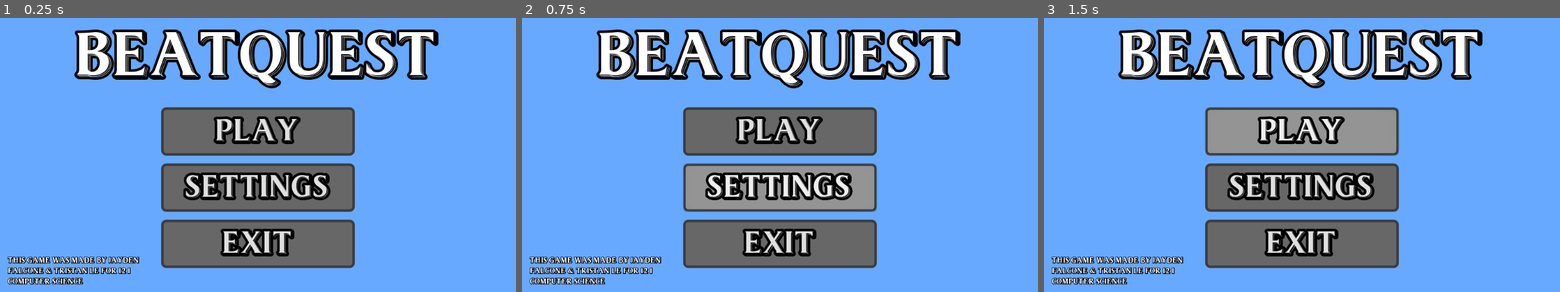
Above: before the commit, frames 1-3 (left to right).
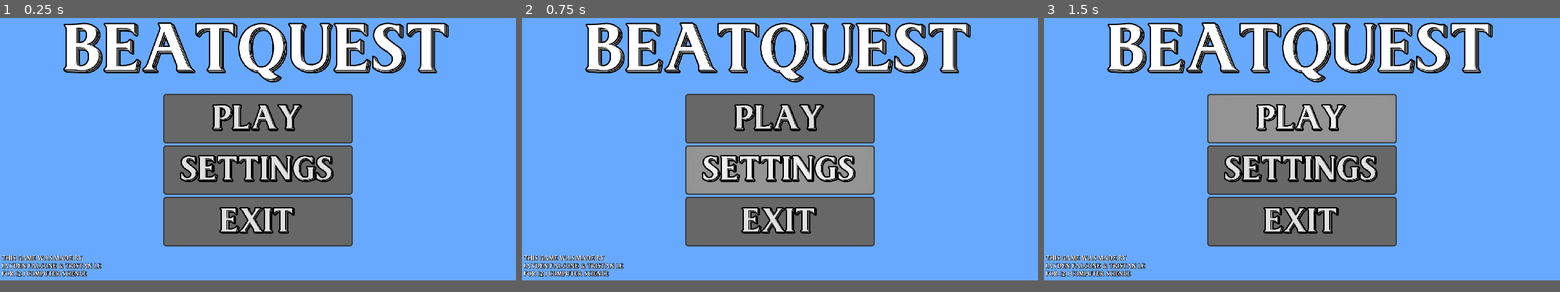
Above: after the commit, the same moments.

Repository: TristanLe07/BeatQuest
Game: Godot game, scene res://Scenes/Menus/MainMenu.tscn
Same seed, same stepped clock (60 frames per second), same inputs: the game is played once before the commit and once after it. Before the commit the project has no main scene; this scene is started directly in both runs.
Inputs:
- Up to frame 1 (0.25 s): no input
- Up to frame 2 (0.75 s): click "SETTINGS" at 0.5 s
- Up to frame 3 (1.5 s): click "PLAY" at 1.25 s
In our replay, the window is 800x468 before the commit and 800x450 after it. These sizes can differ from the game's own. Grey fills any space a smaller window leaves; there, only what the larger window draws over its background counts as a difference.

The runs differ from the first frame. In frame 1, 28% of the frame differs, in the area x 0-87%, y 1-98%; in frame 2, 30%; in frame 3, 29%.

Commit message:
i fixed seomthign

Diff:
--- a/New Game Project/Fonts/Main Font.tres
+++ b/New Game Project/Fonts/Main Font.tres
@@ -3,7 +3,7 @@
 [ext_resource path="res://Fonts/TheGreatestFont-Z7dl.ttf" type="DynamicFontData" id=1]
 
 [resource]
-size = 128
+size = 256
 outline_size = 5
 outline_color = Color( 0, 0, 0, 1 )
 font_data = ExtResource( 1 )
--- a/New Game Project/Scenes/Menus/MainMenu.tscn
+++ b/New Game Project/Scenes/Menus/MainMenu.tscn
@@ -8,12 +8,13 @@
 [ext_resource path="res://Scripts/Menus/MainMenu.gd" type="Script" id=6]
 
 [sub_resource type="DynamicFont" id=1]
-size = 64
+size = 128
 outline_size = 5
 outline_color = Color( 0, 0, 0, 1 )
 font_data = ExtResource( 2 )
 
 [sub_resource type="DynamicFont" id=2]
+size = 24
 outline_size = 1
 outline_color = Color( 0, 0, 0, 1 )
 font_data = ExtResource( 2 )
@@ -24,60 +25,64 @@
 script = ExtResource( 6 )
 
 [node name="Temporary Background" type="ColorRect" parent="."]
-margin_right = 1024.0
-margin_bottom = 600.0
+margin_right = 1920.0
+margin_bottom = 1080.0
 color = Color( 0.407843, 0.666667, 1, 1 )
 
-[node name="PlayButton" type="Button" parent="."]
-margin_left = 320.0
-margin_top = 232.0
-margin_right = 704.0
-margin_bottom = 328.0
+[node name="Buttons" type="Node" parent="."]
+
+[node name="PlayButton" type="Button" parent="Buttons"]
+margin_left = 608.0
+margin_top = 384.0
+margin_right = 1312.0
+margin_bottom = 569.0
 custom_fonts/font = SubResource( 1 )
 custom_styles/hover = ExtResource( 1 )
 custom_styles/pressed = ExtResource( 4 )
 custom_styles/normal = ExtResource( 3 )
 text = "PLAY"
 
-[node name="SettingsButton" type="Button" parent="."]
-margin_left = 320.0
-margin_top = 344.0
-margin_right = 704.0
-margin_bottom = 440.0
+[node name="SettingsButton" type="Button" parent="Buttons"]
+margin_left = 608.0
+margin_top = 576.0
+margin_right = 1312.0
+margin_bottom = 760.0
 custom_fonts/font = SubResource( 1 )
 custom_styles/hover = ExtResource( 1 )
 custom_styles/pressed = ExtResource( 4 )
 custom_styles/normal = ExtResource( 3 )
 text = "SETTINGS"
 
-[node name="ExitButton" type="Button" parent="."]
-margin_left = 320.0
-margin_top = 456.0
-margin_right = 704.0
-margin_bottom = 552.0
+[node name="ExitButton" type="Button" parent="Buttons"]
+margin_left = 608.0
+margin_top = 768.0
+margin_right = 1312.0
+margin_bottom = 953.0
 custom_fonts/font = SubResource( 1 )
 custom_styles/hover = ExtResource( 1 )
 custom_styles/pressed = ExtResource( 4 )
 custom_styles/normal = ExtResource( 3 )
 text = "EXIT"
 
-[node name="GameTitle" type="Label" parent="."]
-margin_left = 152.0
-margin_top = 64.0
-margin_right = 871.0
-margin_bottom = 199.0
+[node name="Text" type="Node" parent="."]
+
+[node name="GameTitle" type="Label" parent="Text"]
+margin_left = 240.0
+margin_top = 88.0
+margin_right = 1677.0
+margin_bottom = 356.0
 custom_fonts/font = ExtResource( 5 )
 text = "BEATQUEST"
 
-[node name="GameFooter" type="Label" parent="."]
-margin_left = 16.0
-margin_top = 528.0
-margin_right = 288.0
-margin_bottom = 592.0
+[node name="GameFooter" type="Label" parent="Text"]
+margin_left = 8.0
+margin_top = 984.0
+margin_right = 384.0
+margin_bottom = 1072.0
 custom_fonts/font = SubResource( 2 )
 text = "This game was made by Jayden Falcone & Tristan Le for 12.1 Computer Science"
 autowrap = true
 
-[connection signal="pressed" from="PlayButton" to="." method="_on_PlayButton_pressed"]
-[connection signal="pressed" from="SettingsButton" to="." method="_on_SettingsButton_pressed"]
-[connection signal="pressed" from="ExitButton" to="." method="_on_ExitButton_pressed"]
+[connection signal="pressed" from="Buttons/PlayButton" to="." method="_on_PlayButton_pressed"]
+[connection signal="pressed" from="Buttons/SettingsButton" to="." method="_on_SettingsButton_pressed"]
+[connection signal="pressed" from="Buttons/ExitButton" to="." method="_on_ExitButton_pressed"]
--- /dev/null
+++ b/New Game Project/Scenes/Menus/Settings.tscn
@@ -0,0 +1,10 @@
+[gd_scene format=2]
+
+[node name="Settings" type="Control"]
+anchor_right = 1.0
+anchor_bottom = 1.0
+
+[node name="ColorRect" type="ColorRect" parent="."]
+margin_right = 1920.0
+margin_bottom = 1080.0
+color = Color( 0.407843, 0.666667, 1, 1 )
--- a/New Game Project/project.godot
+++ b/New Game Project/project.godot
@@ -11,7 +11,15 @@
 [application]
 
 config/name="BeatQuest"
+run/main_scene="res://Scenes/Menus/MainMenu.tscn"
+boot_splash/bg_color=Color( 0.407843, 0.666667, 1, 1 )
 config/icon="res://icon.png"
+
+[display]
+
+window/size/width=1920
+window/size/height=1080
+window/stretch/mode="viewport"
 
 [gui]
 
